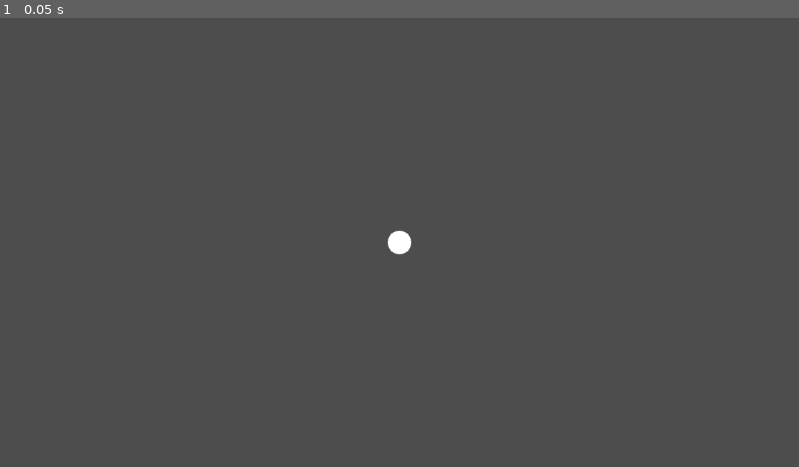
Above: before the commit, frame 1.
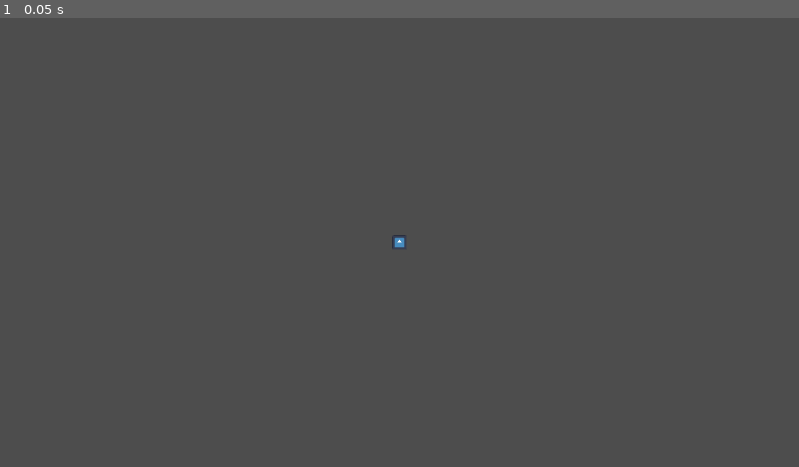
Above: after the commit, the same moment.

Repository: Setry/gj-solo
Game: Godot game, scene res://MainTest.tscn
The game is run twice, just before and just after one commit, with the same random seed, the same clock (stepped at 60 frames per second) and the same inputs. The engine's default icon, where the game draws it, is replaced by a stand-in: a white triangle on a blue panel in a dark square.
Inputs:
- Up to frame 1 (0.05 s): no input

The runs differ from the first frame. In frame 1, 0.1% of the frame differs, in the area x 48-52%, y 47-53%.
Error before the commit: Invalid assignment of property or key 'modulate' with value of type 'Color' on a base object of type 'null instance'. (res://CharSprite.gd:4)
Error after the commit: Parse Error: Identifier "sprite" not declared in the current scope. (res://CharSprite.gd:5)

Commit message:
added aread 2d

Diff:
--- /dev/null
+++ b/Body.tscn
@@ -0,0 +1,13 @@
+[gd_scene load_steps=3 format=3 uid="uid://3nvum3th5233"]
+
+[ext_resource type="Script" uid="uid://cnax0okt3ut41" path="res://area_2d.gd" id="1_18rrp"]
+
+[sub_resource type="CircleShape2D" id="CircleShape2D_g2rrn"]
+
+[node name="Area2D" type="Area2D"]
+script = ExtResource("1_18rrp")
+
+[node name="Sprite2D" type="Sprite2D" parent="."]
+
+[node name="CollisionShape2D" type="CollisionShape2D" parent="."]
+shape = SubResource("CircleShape2D_g2rrn")
--- a/CharSprite.gd
+++ b/CharSprite.gd
@@ -1,5 +1,6 @@
 extends Sprite2D
 
+
 func _process(delta):
-	$sprite.modulate = Color(0, 0, 1)
-	$sprite.modulate = Color(1, 1, 1)
+	sprite.modulate = Color(0, 0, 1)
+	sprite.modulate = Color(1, 1, 1)
--- a/MainTest.tscn
+++ b/MainTest.tscn
@@ -4,7 +4,7 @@
 
 [node name="Node2D" type="Node2D"]
 
-[node name="CharacterBody2D" parent="." instance=ExtResource("1_mno8e")]
+[node name="Player" parent="." instance=ExtResource("1_mno8e")]
 position = Vector2(526, 310)
 
 [node name="Sprite2D" type="Sprite2D" parent="."]
--- a/Player.tscn
+++ b/Player.tscn
@@ -1,14 +1,15 @@
 [gd_scene load_steps=4 format=3 uid="uid://blkxf2p205brj"]
 
-[ext_resource type="Texture2D" uid="uid://d1nagvj16273i" path="res://Sprites/0qfv7ov5.png" id="1_kpjcp"]
+[ext_resource type="Texture2D" uid="uid://dn1n7fpwwitj2" path="res://icon.svg" id="1_kpjcp"]
 [ext_resource type="Script" uid="uid://ce0pij7kw5fts" path="res://CharSprite.gd" id="2_kne1u"]
 
 [sub_resource type="CircleShape2D" id="CircleShape2D_e80uo"]
+radius = 13.0384
 
-[node name="CharacterBody2D" type="CharacterBody2D"]
+[node name="Player" type="CharacterBody2D"]
 
 [node name="Sprite2D" type="Sprite2D" parent="."]
-scale = Vector2(0.53125, 0.53125)
+scale = Vector2(0.164063, 0.164063)
 texture = ExtResource("1_kpjcp")
 script = ExtResource("2_kne1u")
 
--- /dev/null
+++ b/area_2d.gd
@@ -0,0 +1 @@
+extends Area2D
--- /dev/null
+++ b/sprite_2d.gd
@@ -0,0 +1 @@
+extends Sprite2D
Not shown, added: area_2d.gd.uid
Not shown, added: sprite_2d.gd.uid
